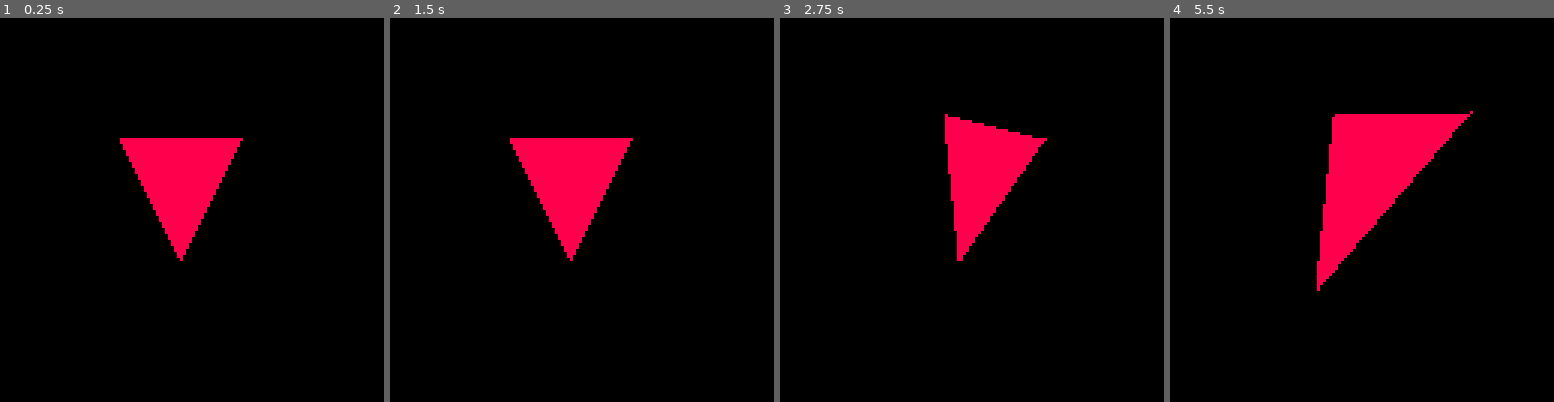
Above: before the commit, frames 1-4 (left to right).
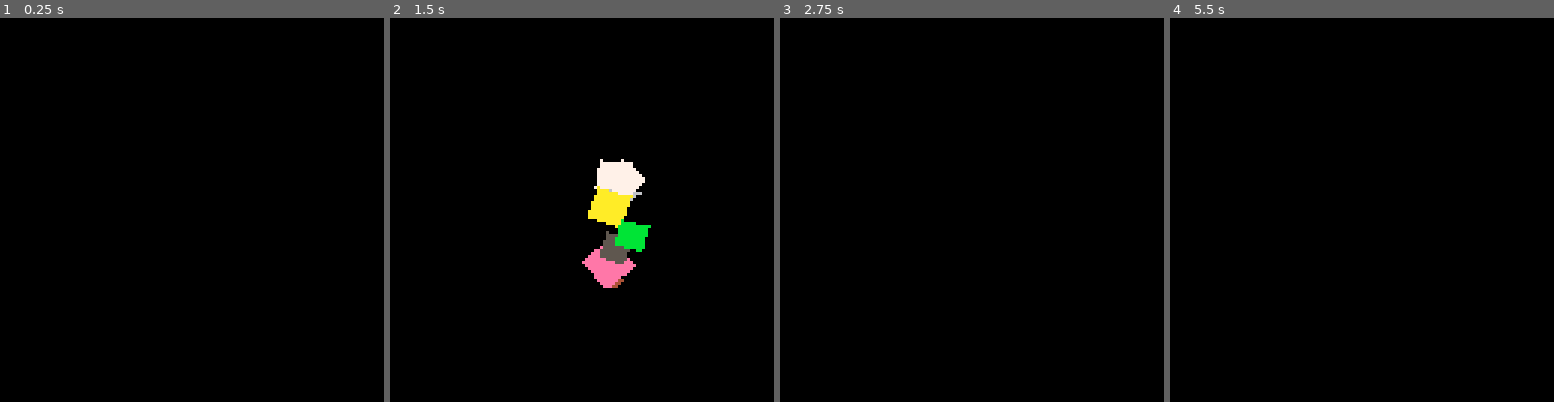
Above: after the commit, the same moments.

Repository: Toofty5/pico8
Game: PICO-8 cartridge shapeshooter.p8
The game is run twice, just before and just after one commit, with the same random seed, the same clock (stepped at 60 frames per second) and the same inputs.
Inputs:
- Up to frame 1 (0.25 s): no input
- Up to frame 2 (1.5 s): tap X (X key) at 0.33, 1.07 s
- Up to frame 3 (2.75 s): hold Right 1.6-2.1 s; tap X (X key) at 1.85 s; hold Up 2.15-2.42 s; hold Right from 2.47 s (still down)
- Up to frame 4 (5.5 s): tap X (X key) at 2.97, 4.08, 5.2 s; release Right at 3.03 s; hold Left 3.08-3.58 s; hold Down 3.63-3.97 s; hold Right 4.02-4.68 s; hold Up 4.73-5.03 s; hold Left from 5.08 s (still down)

The runs differ from the first frame. In frame 1, 5.3% of the frame differs, in the area x 31-64%, y 31-64%; in frame 2, 8.1%; in frame 3, 5.0%; in frame 4, 8.3%, in the area x 38-79%, y 24-72%.

Commit message:
Finally fixed triangle.

Diff:
--- a/shapeshooter.p8
+++ b/shapeshooter.p8
@@ -19,7 +19,7 @@
 
 function _draw()
 	cls()
-	test()
+//	test()
 
 	for thing in all(things) do
 		local x=thing.x
@@ -34,8 +34,8 @@
 
 end
 function _update()
-	//update_shoot()
-	update_test()
+	update_shoot()
+	//update_test()
 end
 
 function update_test()
@@ -75,7 +75,7 @@
 
 function update_shoot()
 	if btnp(❎) then
-		spawn(1)
+		spawn(10)
 	end
 	if btn(⬅️) then
 		angle+=.01
@@ -97,7 +97,7 @@
 		thing.dy+=gravity
 		thing.r+=thing.dr
 		thing.age+=1
-		if thing.age>100 then
+		if thing.age>40 then
 			del(things,thing)
 		end
 	end
@@ -177,17 +177,6 @@
 
 	v_sort(tvertices)
 
-	printh(tvertices[1]..' '..tvertices[2]..' '..
-								tvertices[3]..' '..tvertices[4]..' '..
-								tvertices[5]..' '..tvertices[6]
-								)
-
-	printh('.'..vertices[1]..' '..vertices[2]..' '..
-								vertices[3]..' '..vertices[4]..' '..
-								vertices[5]..' '..vertices[6]
-								)
-
-
 	local x1=tvertices[1]
 	local y1=tvertices[2]
 	local x2=tvertices[3]
@@ -238,7 +227,8 @@
 		local j=i
 		while j>2 and a[j-2] > a[j] do
 			a[j],a[j-2] = a[j-2],a[j]
-			a[j-1],a[j-3] = a[j-3],a[j-1	]
+			a[j-1],a[j-3] = a[j-3],a[j-1]
+			j-=2
 		end
 	end
 end
